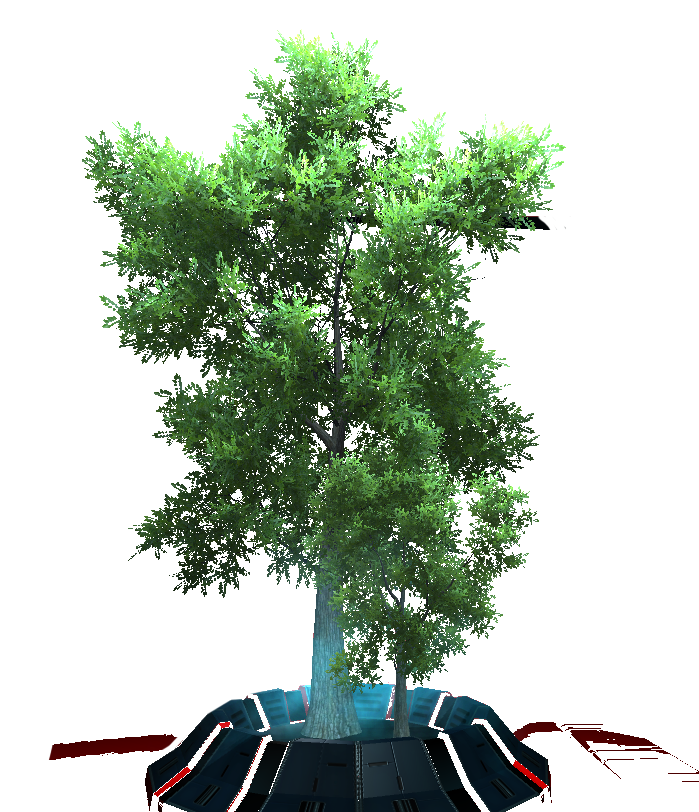
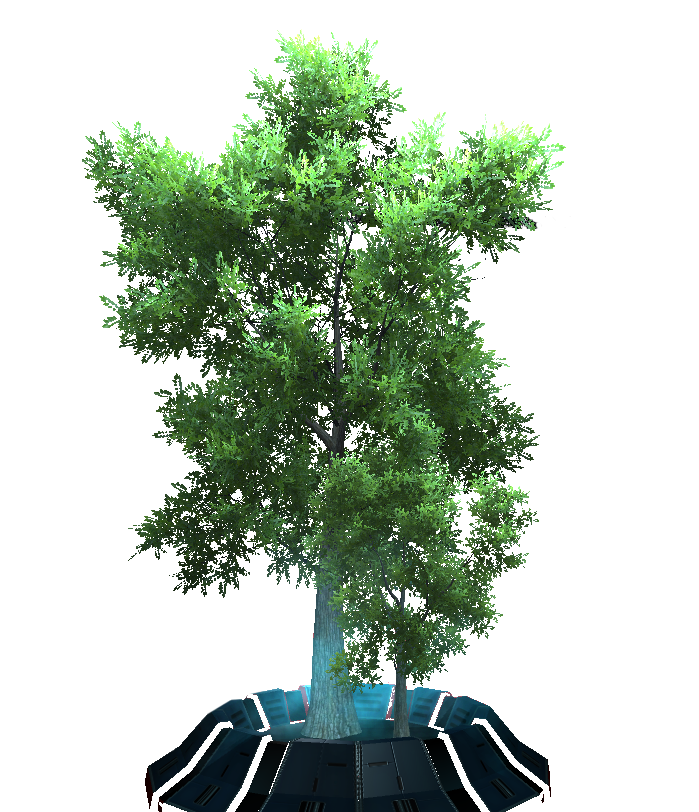
Revision of a layered 699 × 812 image; what changed, layer by layer:
painted on "Layer 0" over [left=48, top=188, right=699, bottom=812]
